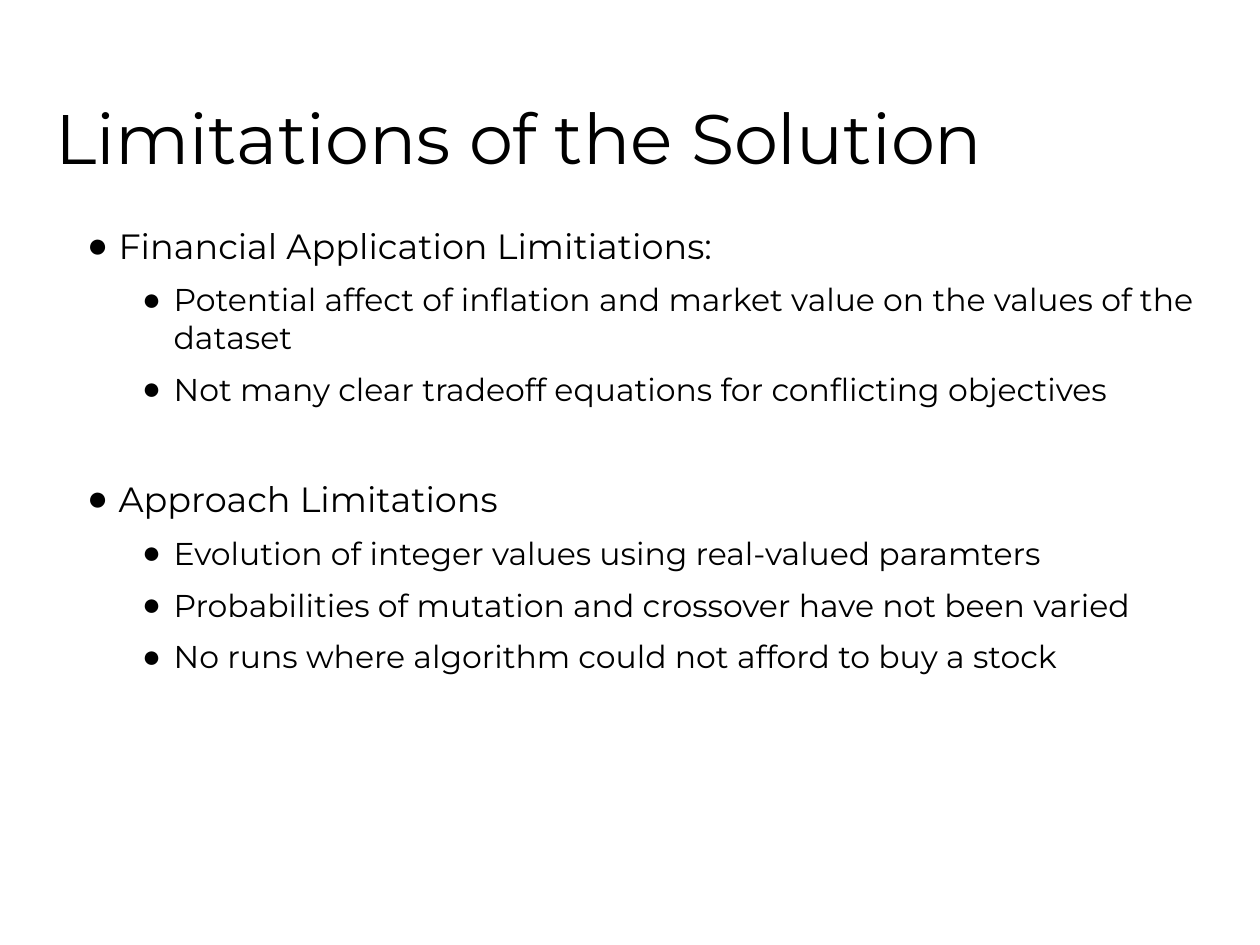
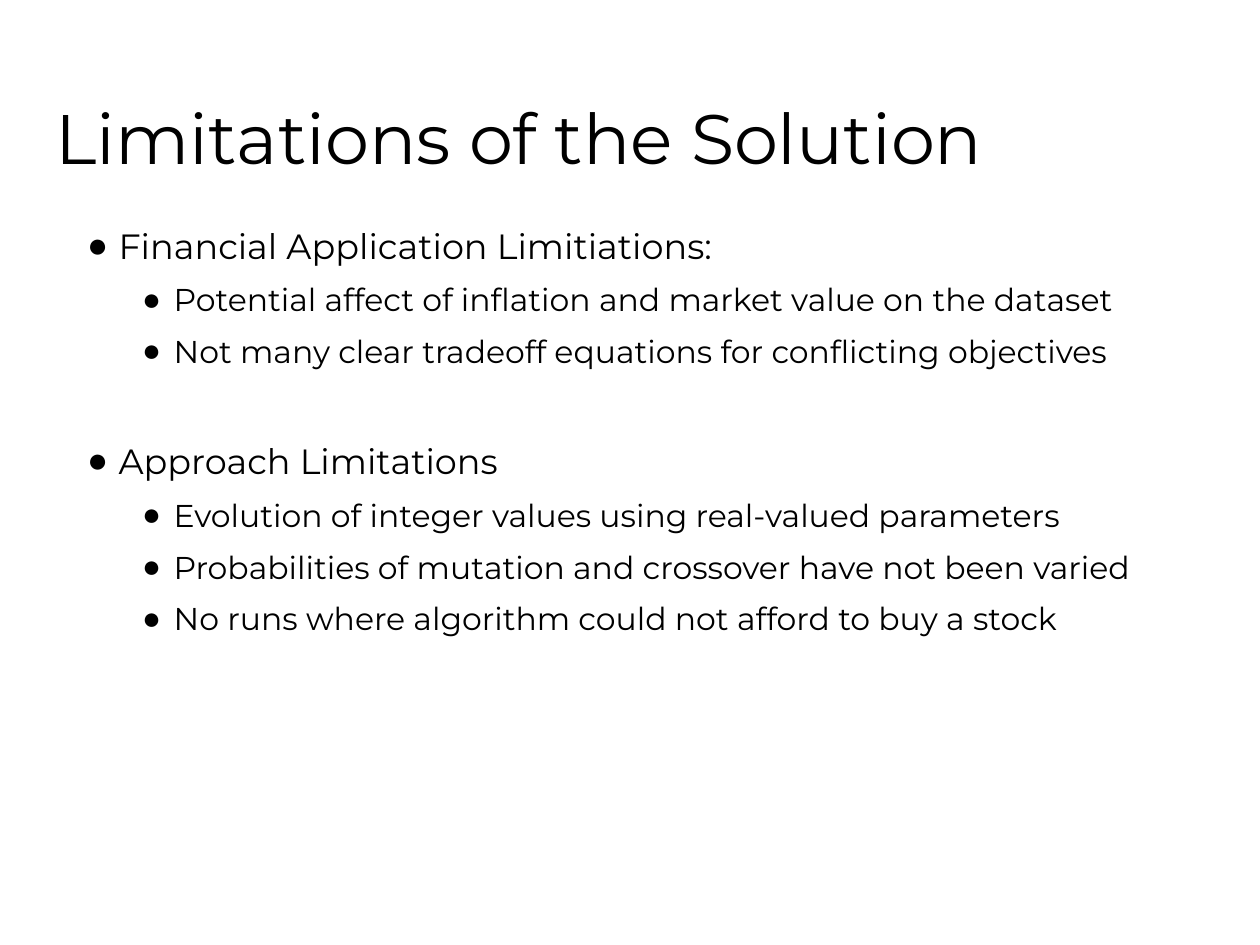
Before and after one commit to fhh23/Evolving-Stock-Market-Indicators-Using-Multi-Objective-Genetic-Algorithms, a slide deck: slide 29 of CSE848_Hormasji_Reiff_ProjectPresentation.pptx. Drawn at 1260x945 pixels with LibreOffice and Linux fonts; fonts in the diff are those of the drawing; background and template pictures are left out. Boxes give left, top, right and bottom in pixels: in the first picture for what was removed or moved away, otherwise in the second. Text is boxed around its words. In the diff, an @@ line names an element or a change of style, - is before the commit and + after.

Commit message:
Updating the presentation with all of my changes.

```diff
--- a/CSE848_Hormasji_Reiff_ProjectPresentation.pptx
+++ b/CSE848_Hormasji_Reiff_ProjectPresentation.pptx
@@ text at (174,287,1112,311): text changed @@
-  ● Potential affect of inflation and market value on the values of the dataset
+  ● Potential affect of inflation and market value on the dataset
@@ text at (174,503,1059,534): text changed @@
-  ● Evolution of integer values using real-valued paramters
+  ● Evolution of integer values using real-valued parameters
```
Also in this commit, not shown: 6 other slides changed.
